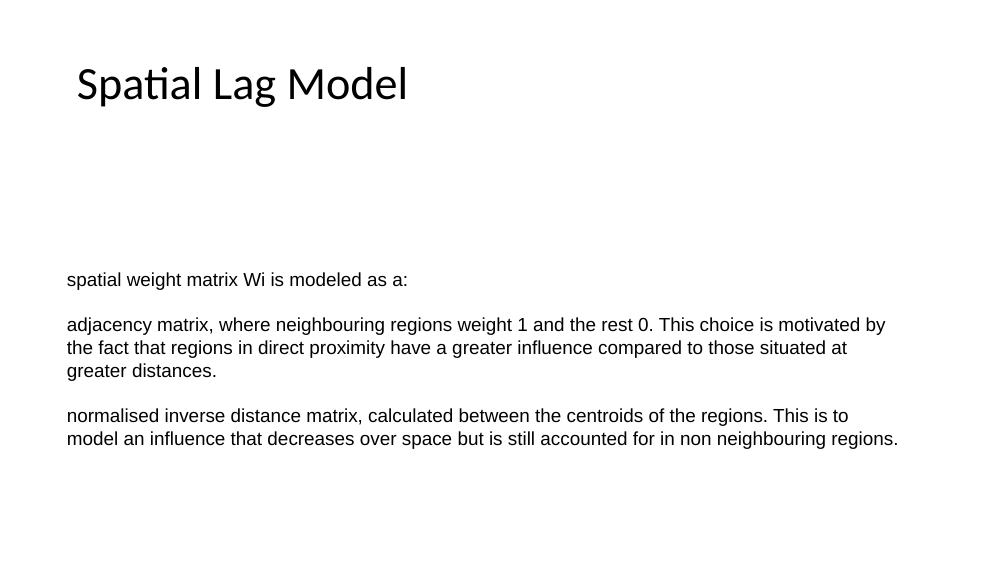
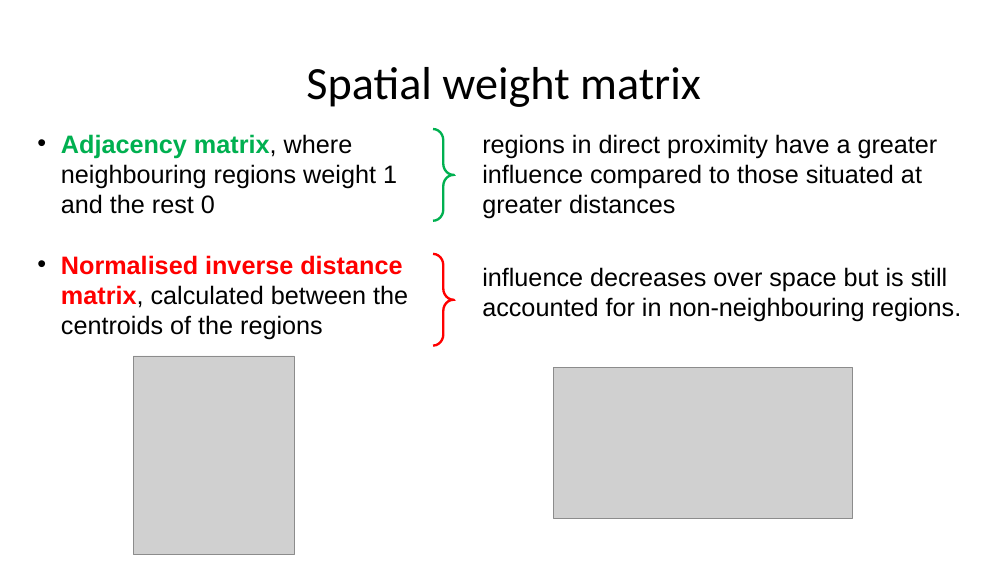
Before and after one commit to saraghivarello/Climate-and-conflict, a slide deck: slide 9 of Weather, conflicts and IDPs in Somalia_isi.odp. Drawn at 1008x567 pixels with LibreOffice and Linux fonts; fonts in the diff are those of the drawing; grey boxes stand for pictures. Boxes give left, top, right and bottom in pixels: in the first picture for what was removed or moved away, otherwise in the second. Text is boxed around its words. In the diff, an @@ line names an element or a change of style, - is before the commit and + after.

```diff
--- a/Weather, conflicts and IDPs in Somalia_isi.odp
+++ b/Weather, conflicts and IDPs in Somalia_isi.odp
@@ title at [306,67,701,107]: text changed @@
-Spatial Lag Model
+Spatial weight matrix
@@ text added at [61,134,408,340], 24 pt, text #000000 @@
+• Adjacency matrix, where neighbouring regions weight 1 and the rest 0
+• Normalised inverse distance matrix, calculated between the centroids of the regions
@@ freeform shape added at [433,129,454,221], outline #00B050 2.24 pt @@
@@ text added at [482,134,938,219], 24 pt, text #000000 @@
+regions in direct proximity have a greater influence compared to those situated at greater distances
@@ freeform shape added at [433,254,454,346], outline #FF0000 2.24 pt @@
@@ text added at [482,267,962,322], 24 pt, text #000000 @@
+influence decreases over space but is still accounted for in non-neighbouring regions.
@@ text removed at [67,272,898,449] @@
-spatial weight matrix Wi is modeled as a:
-adjacency matrix, where neighbouring regions weight 1 and the rest 0. This choice is motivated by the fact that regions in direct proximity have a greater influence compared to those situated at greater distances.
-normalised inverse distance matrix, calculated between the centroids of the regions. This is to model an influence that decreases over space but is still accounted for in non neighbouring regions.
@@ picture added at [133,356,294,555] @@
@@ picture added at [554,368,853,519] @@
```
Also in this commit, not shown: 8 other slides changed, 4 slides added, 4 slides removed, 1 other file.
